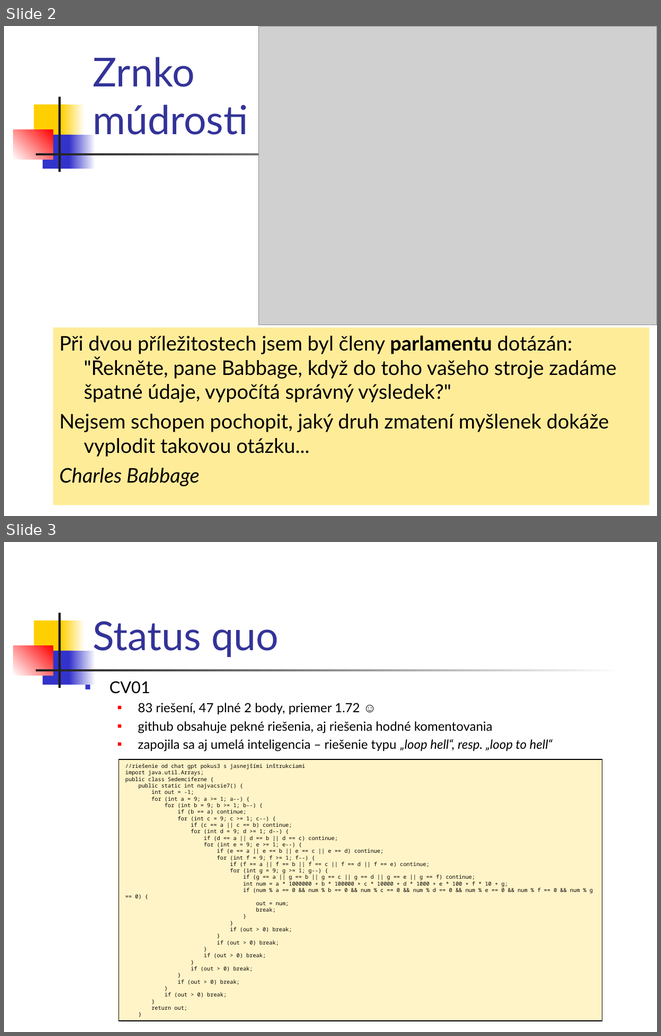
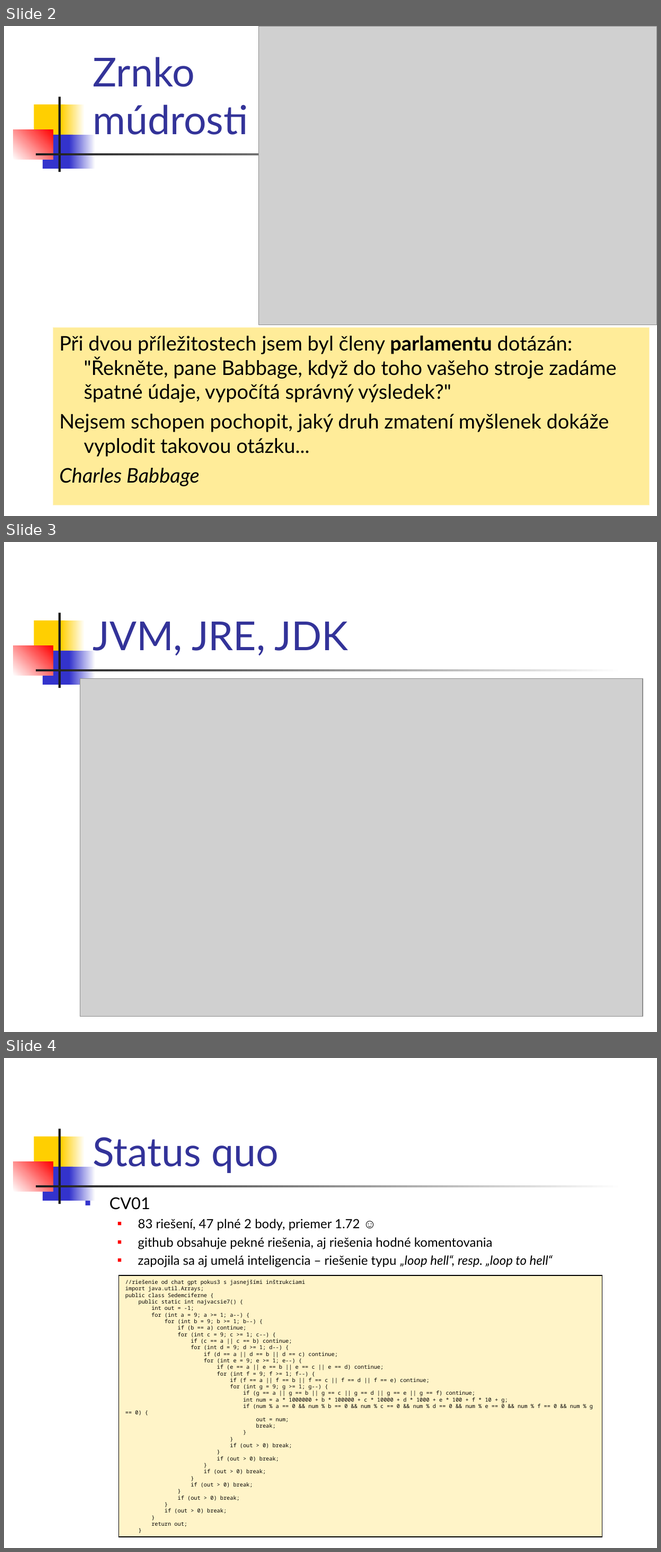
Before and after one commit to Programovanie4/Prednasky, a slide deck: 02/02_java.ppt. Shown one above the other, each under a label of ours: slides 2 and 3 before the commit, slides 2, 3 and 4 after it. The pictures are 661x1036 and 661x1552 pixels, drawn with LibreOffice and Linux fonts; fonts in the diff are those of the drawing; grey boxes stand for pictures. Boxes give left, top, right and bottom in pixels: in the first picture for what was removed or moved away, otherwise in the second. Text is boxed around its words. In the diff, an @@ line names an element or a change of style, - is before the commit and + after.

```diff
--- a/02/02_java.ppt
+++ b/02/02_java.ppt
@@ slide 3 added at <box>4,542,657,1032</box>, background #FFFFFF; not listed: 7 template elements that a slide beside it also shows @@
@@ title added at <box>93,622,348,655</box>, 44 pt, text #333399 @@
+JVM, JRE, JDK
@@ picture added at <box>80,678,643,1016</box> @@
@@ what was slide 3 is now slide 4 @@
```
Also in this commit, not shown: 3 slides changed, 2 other files.
